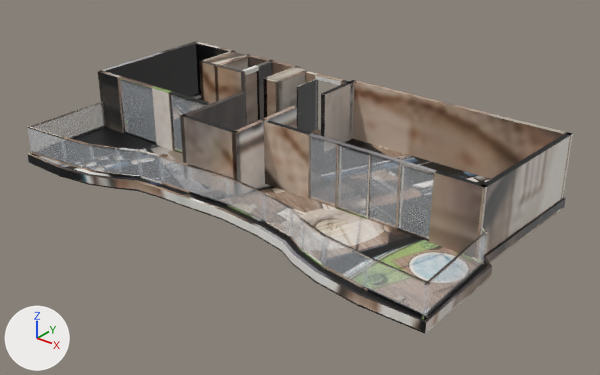
What one commit did to the glTF model akasya-3d/kent-66/model.glb.
Camera for both pictures: a camera (50 mm lens) standing at (16.88, -20.07, 12.2) and looking at (0.87, -0.05, -0.21). Lighting does not change. The marker at lower left points along +X, +Y and +Z. The first picture is the older version. Where no turn or scale is listed for an object, it has been applied to the vertices. Vertices at exactly the same position are counted once.

The older version as bpy lines, for what is in view:
```python
mat_baked = bpy.data.materials.new('baked')
mat_baked.use_nodes = True; mat_baked.node_tree.nodes.clear()
_N = mat_baked.node_tree.nodes; _L = mat_baked.node_tree.links
n0 = _N.new('ShaderNodeBsdfPrincipled'); n0.name = 'Principled BSDF'
n1 = _N.new('ShaderNodeOutputMaterial'); n1.name = 'Material Output'
n2 = _N.new('ShaderNodeTexImage'); n2.name = 'Image Texture'
n2.image = img_model_glb
n3 = _N.new('ShaderNodeMapping'); n3.name = 'Mapping'
n3.inputs[1].default_value = (0.000918, -14.92, 0.0)  # 'Location'
n3.inputs[3].default_value = (15.97, 15.91, 1.0)  # 'Scale'
n4 = _N.new('ShaderNodeUVMap'); n4.name = 'UV Map'
n4.uv_map = 'UVMap'
_L.new(n0.outputs[0], n1.inputs[0])  # 'BSDF' to 'Surface'
_L.new(n2.outputs[0], n0.inputs[0])  # 'Color' to 'Base Color'
_L.new(n3.outputs[0], n2.inputs[0])  # 'Vector' to 'Vector'
_L.new(n4.outputs[0], n3.inputs[0])  # 'UV' to 'Vector'
me_mesh_0 = bpy.data.meshes.new('Mesh_0')
me_mesh_0.from_pydata(...)  # 1528 vertices, 2660 faces; spans x 0.0..17.0, y -9.0..0.0, z 0.0..2.6
me_mesh_0.materials.append(mat_baked)
me_mesh_10 = bpy.data.meshes.new('Mesh_10')
me_mesh_10.from_pydata(...)  # 8 vertices, 12 faces; spans x 5.748..7.219, y -7.562..-7.46, z 0.36..1.36
me_mesh_10.materials.append(mat_glass_rt)  # white #edf3f9
me_mesh_12 = bpy.data.meshes.new('Mesh_12')
me_mesh_12.from_pydata(...)  # 8 vertices, 12 faces; spans x 4.116..4.949, y -8.059..-7.635, z 0.36..1.36
me_mesh_12.materials.append(mat_glass_rt)  # white #edf3f9
ob_mesh_0 = bpy.data.objects.new('Mesh_0', me_mesh_0)
ob_mesh_0.location = (-8.5, 4.48, -0.36)
ob_mesh_10 = bpy.data.objects.new('Mesh_10', me_mesh_10)
ob_mesh_10.location = (-8.5, 4.48, -0.36)
ob_mesh_12 = bpy.data.objects.new('Mesh_12', me_mesh_12)
ob_mesh_12.location = (-8.5, 4.48, -0.36)
# also in view: 'Mesh_4' at (5.66, -4.08, 0.5); 'Mesh_7' at (2.48, -3.14, 0.5); 'Mesh_13' at (-4.79, -3.72, 0.5); 'Mesh_3' at (7.39, -4.25, 0.5); 'Mesh_19' at (4.16, -0.81, 1.12)
```
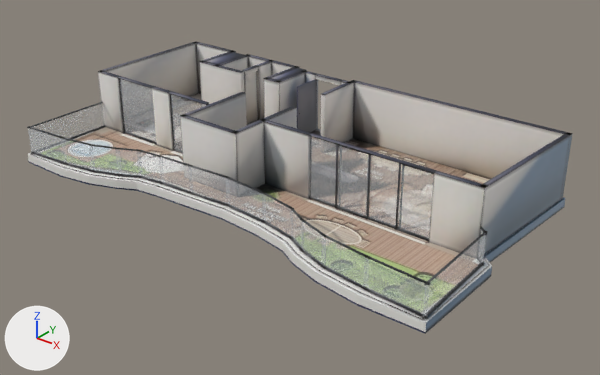
Edits to the scene script, one JSON object a line:
```json
{"block": "mat_baked", "where": "n3 = _N.new('ShaderNodeMapping'); n3.name = 'Mapping'"}
{"op": "set", "path": "n3.inputs[1].default_value", "old": "(0.000918, -14.92, 0.0)", "new": "(0.00075, -14.98, 0.0)", "note": "'Location'"}
{"op": "set", "path": "n3.inputs[3].default_value", "old": "(15.97, 15.91, 1.0)", "new": "(13.32, 15.98, 1.0)", "note": "'Scale'"}
{"block": "me_mesh_0", "where": "# used by ob_mesh_0; location = (-8.5, 4.48, -0.36)"}
{"op": "remove", "block": "me_mesh_0", "code": "me_mesh_0.from_pydata(...)  # 1528 vertices, 2660 faces; spans x 0.0..17.0, y -9.0..0.0, z 0.0..2.6"}
{"op": "add", "block": "me_mesh_0", "code": "me_mesh_0.from_pydata(...)  # 1893 vertices, 3414 faces; spans x 0.0..17.0, y -9.0..0.0, z 0.0..2.6"}
{"block": "me_mesh_0", "change": "me_mesh_0 part 1: 5 vertices moved within x 4.4..5.9, y -1.9..-1.8, z 0.0..0.4; 365 vertices added at x 0.0..16.6, y -6.8..-0.1, z 0.0..2.6"}
{"block": "me_mesh_0", "change": "me_mesh_0 part 2: 1980 kept faces spanning x 0.0..17.0, y -9.0..0.0, z 0.0..2.6 get new texture (UV) coordinates"}
```

Changed parts and their boxes [x1, y1, x2, y2] in the pictures (600 x 375 px):
```json
{"object": "Mesh_0", "change": "surface changed", "before": [27, 41, 573, 334], "after": [27, 41, 573, 334]}
{"part": 1, "of": "me_mesh_0", "change": "reshaped", "before": [246, 80, 258, 124], "after": [63, 41, 566, 266]}
{"part": 2, "of": "me_mesh_0", "change": "surface changed", "before": [27, 42, 573, 334], "after": [27, 42, 573, 334]}
```
